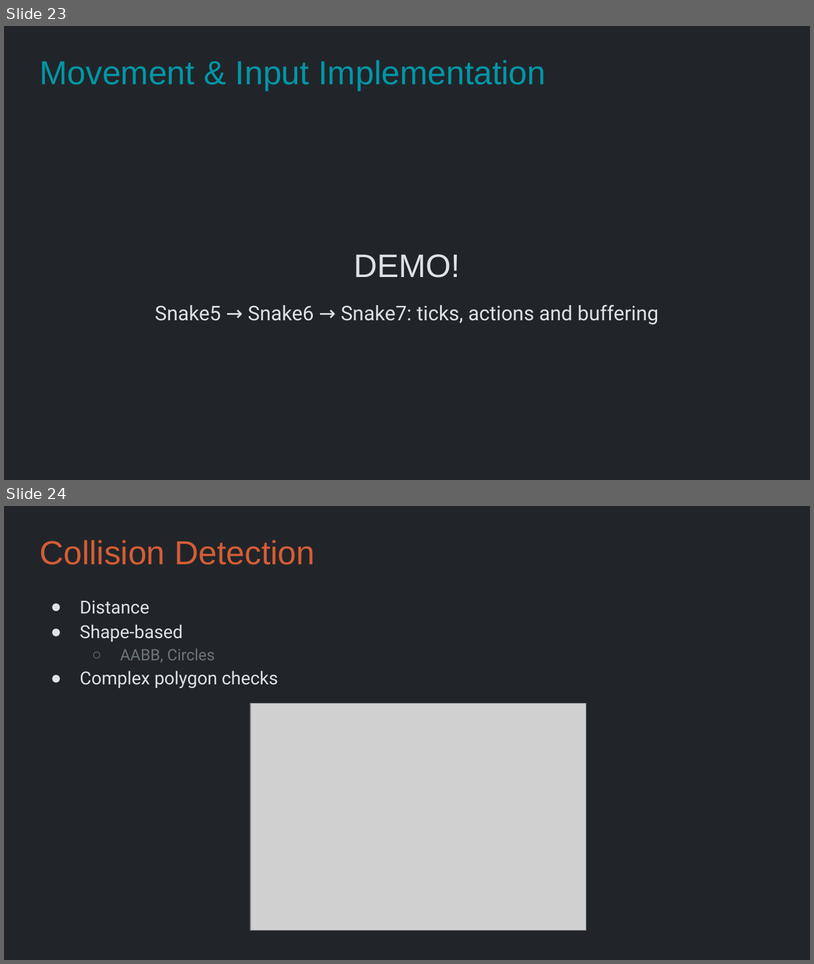
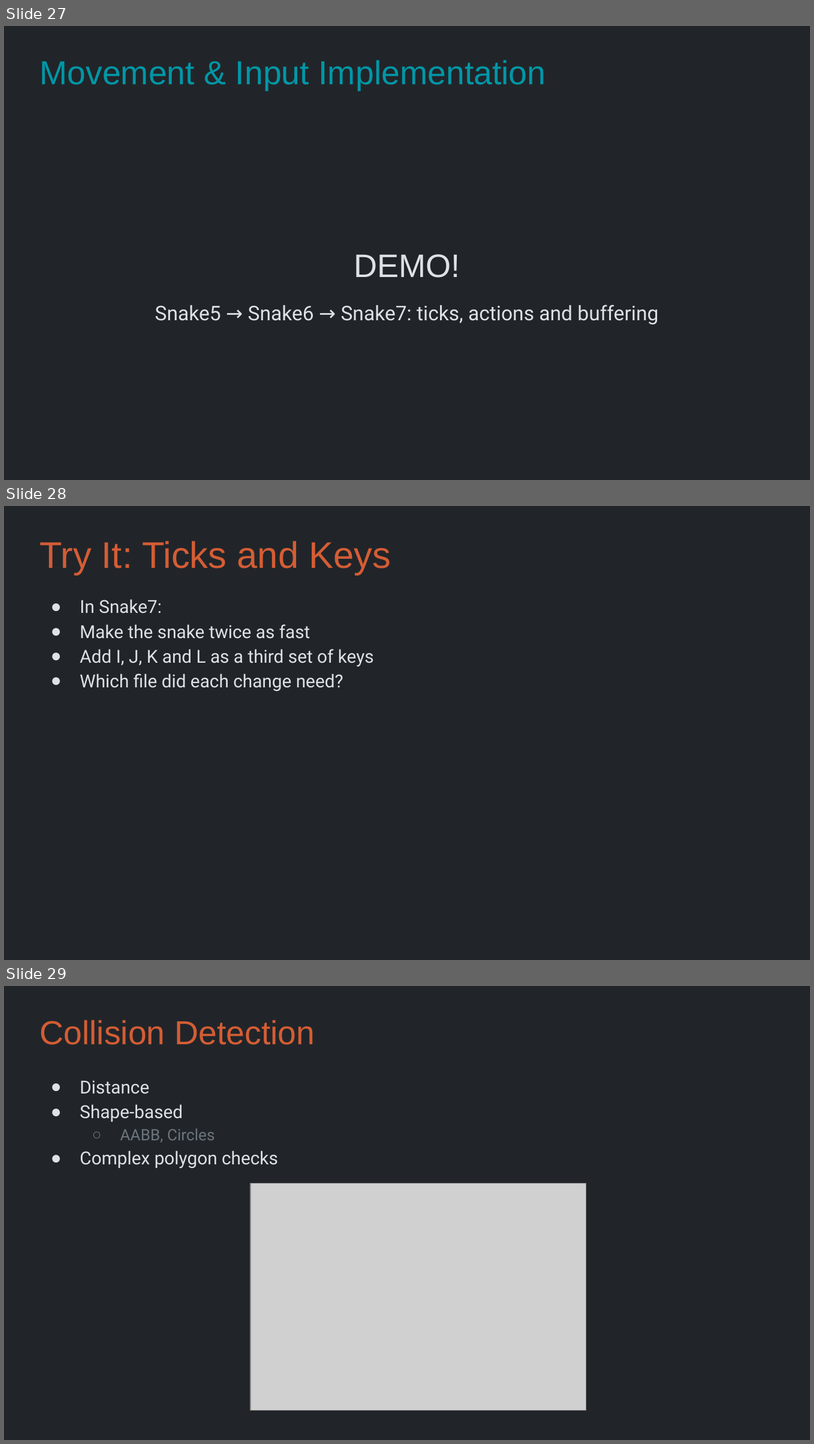
Before and after one commit to Metamate/gar, a slide deck: slides/03 Snake.pptx. Shown one above the other, each under a label of ours: slides 23 and 24 before the commit, slides 27, 28 and 29 after it. The pictures are 814x964 and 814x1444 pixels, drawn with LibreOffice and Linux fonts; fonts in the diff are those of the drawing; grey boxes stand for pictures. Boxes give left, top, right and bottom in pixels: in the first picture for what was removed or moved away, otherwise in the second. Text is boxed around its words. In the diff, an @@ line names an element or a change of style, - is before the commit and + after.

```diff
--- a/slides/03 Snake.pptx
+++ b/slides/03 Snake.pptx
@@ slide 28 added at bbox=[4, 506, 810, 960], background #212529 @@
@@ title added at bbox=[39, 541, 391, 575], 33 pt, text #D45D35 @@
+Try It: Ticks and Keys
@@ text added at bbox=[80, 599, 374, 691], 16 pt, text #DEE2E6 @@
+● In Snake7:
+● Make the snake twice as fast
+● Add I, J, K and L as a third set of keys
+● Which file did each change need?
@@ what was slide 23 is now slide 27 @@
@@ what was slide 24 is now slide 29 @@
```
Also in this commit, not shown: 4 other slides added, 2 other files.
